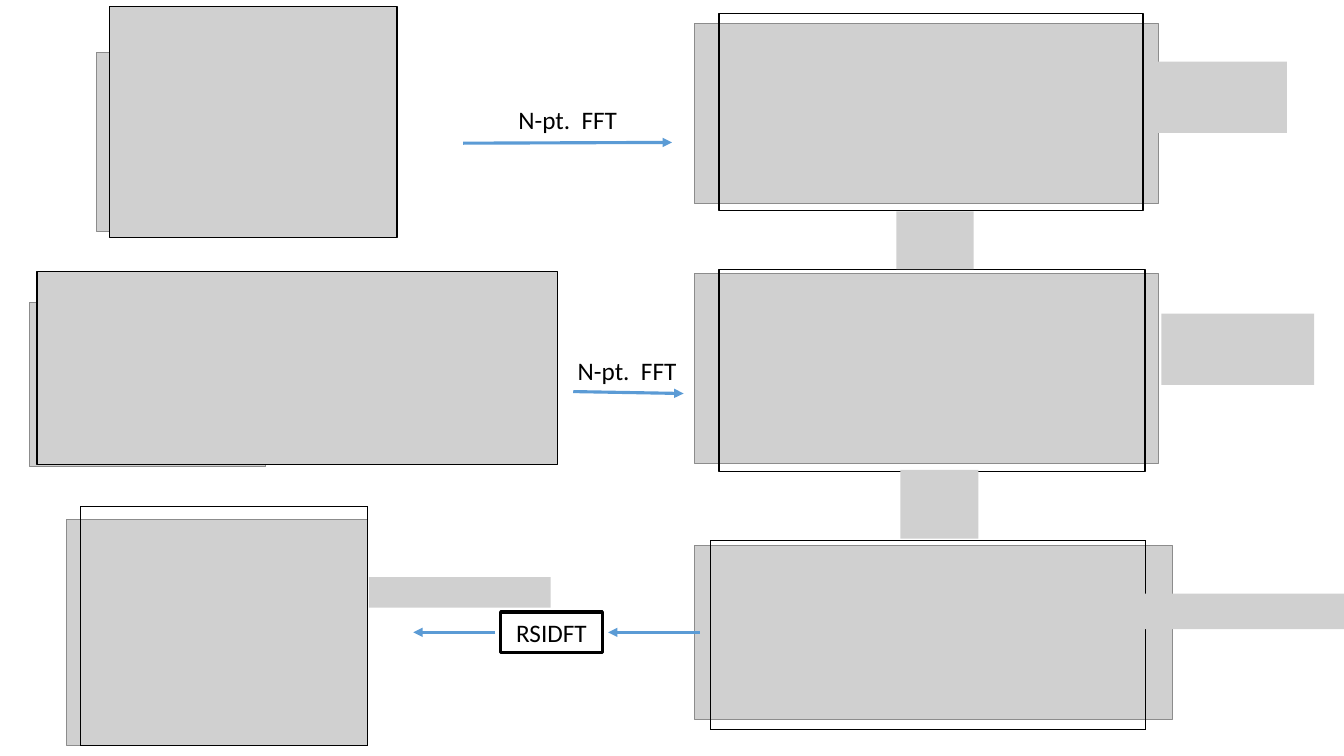
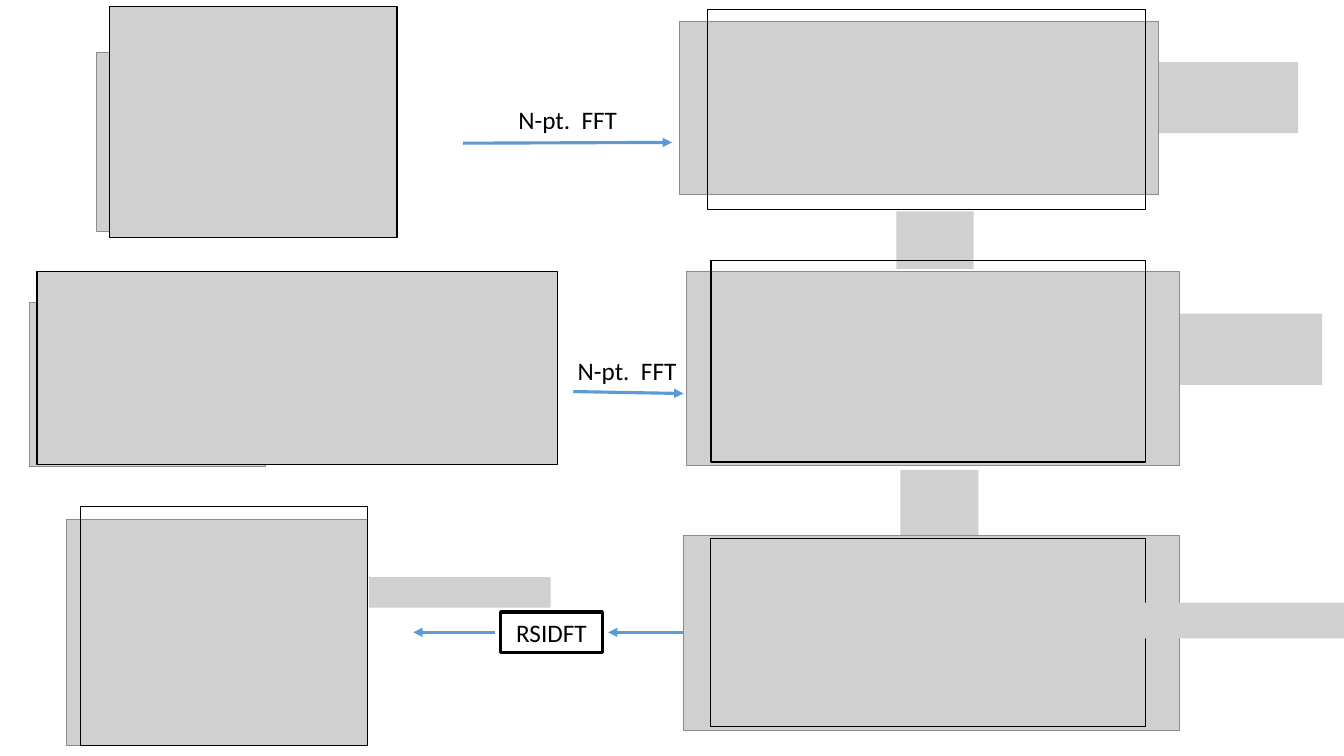
Before and after one commit to avinashvem/ResearchRep, a slide deck: slide 1 of PatternMatching/Figures/example_pattern_matching.pptx. Drawn at 1344x756 pixels with LibreOffice and Linux fonts; fonts in the diff are those of the drawing; grey boxes stand for pictures. Boxes give left, top, right and bottom in pixels: in the first picture for what was removed or moved away, otherwise in the second. Text is boxed around its words. In the diff, an @@ line names an element or a change of style, - is before the commit and + after.

```diff
--- a/PatternMatching/Figures/example_pattern_matching.pptx
+++ b/PatternMatching/Figures/example_pattern_matching.pptx
@@ picture: place and size @@
-picture at (695,23,1158,204)
+picture at (680,22,1158,196)
@@ rectangle: place and size @@
-rectangle at (719,13,1143,210)
+rectangle at (708,10,1145,210)
@@ picture: place and size @@
-picture at (1145,62,1288,133)
+picture at (1156,62,1299,133)
@@ rectangle: place and size @@
-rectangle at (719,270,1145,472)
+rectangle at (711,260,1145,462)
@@ picture: place and size @@
-picture at (695,273,1158,463)
+picture at (688,272,1181,467)
@@ picture: place and size @@
-picture at (1162,314,1315,385)
+picture at (1167,314,1322,385)
@@ picture: place and size @@
-picture at (695,545,1173,719)
+picture at (684,535,1181,731)
@@ picture: place and size @@
-picture at (1145,594,1344,629)
+picture at (1145,603,1344,638)
```
Also in this commit, not shown: 6 other files.
